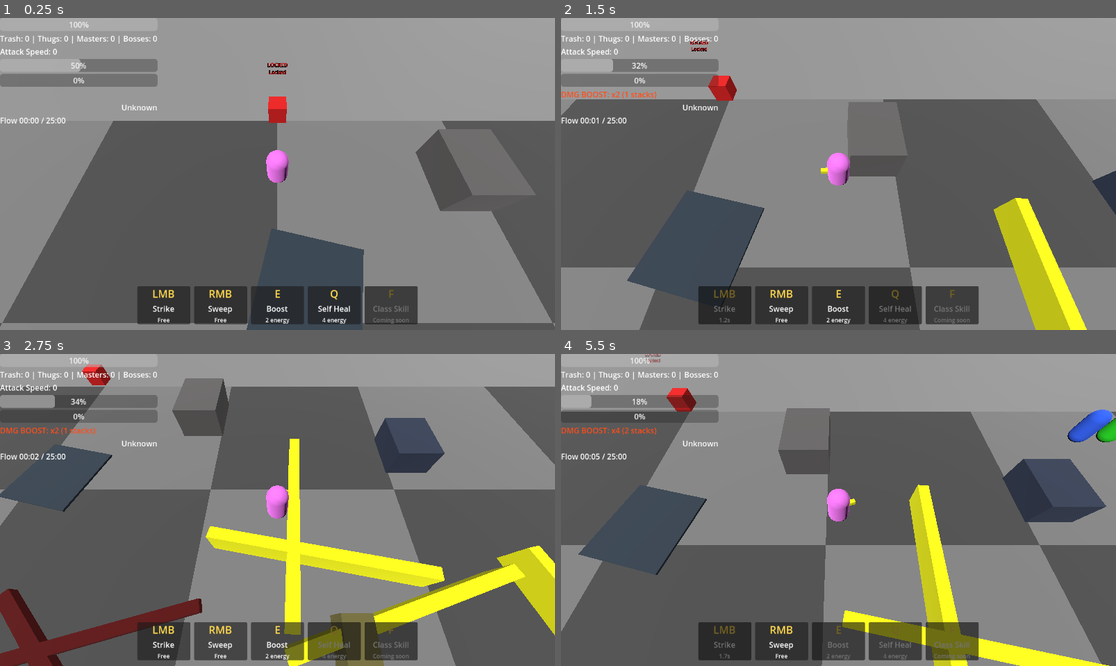
Above: before the commit, frames 1-4 (two rows, left to right).
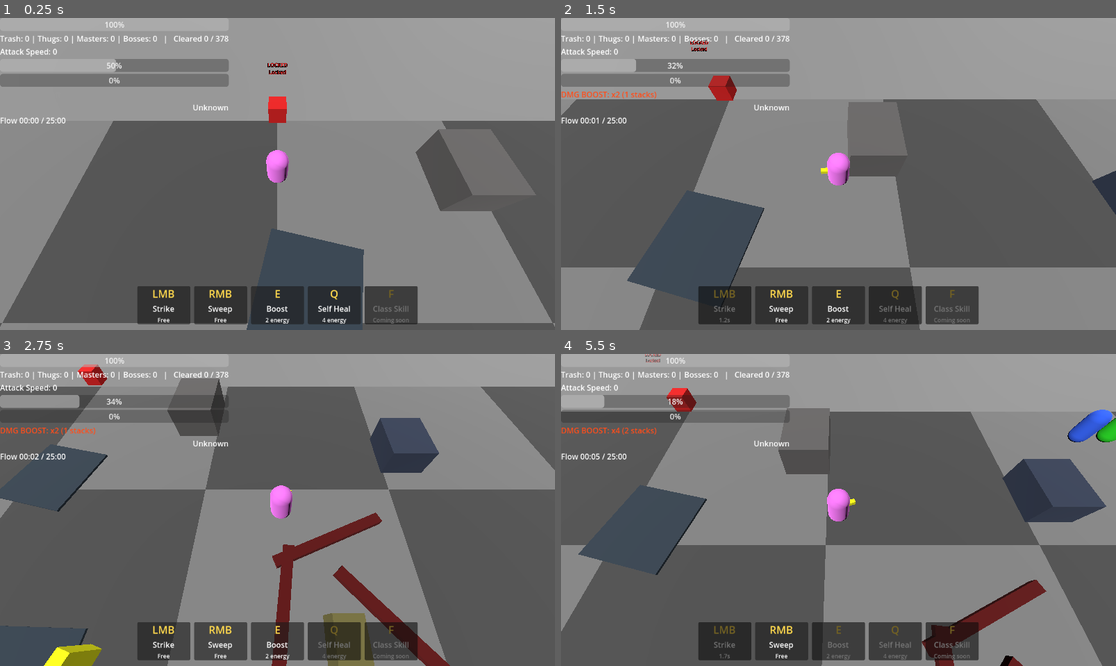
Above: after the commit, the same moments.

Repository: Zietgeist/Exultation
Game: Godot game, scene res://ZoneBase.tscn
The game is run twice, just before and just after one commit, with the same random seed, the same clock (stepped at 60 frames per second) and the same inputs. This scene is started directly instead of the project's main scene.
Inputs (mouse positions are in pixels of both pictures, inside the frame that each line leads up to):
- Up to frame 1 (0.25 s): no input
- Up to frame 2 (1.5 s): tap Enter at 0.5 s; move the mouse to (960, 158) at 0.52 s; hold Right (ui_right) 0.53-1.28 s; tap E at 0.6 s; click (960, 158) at 0.67 s; move the mouse to (727, 189) at 1.27 s; hold Down (ui_down) from 1.28 s (still down); tap Q at 1.35 s
- Up to frame 3 (2.75 s): move the mouse to (333, 441) at 2.02 s; release Down (ui_down) at 2.03 s; hold Right (ui_right) from 2.03 s (still down); tap F at 2.1 s
- Up to frame 4 (5.5 s): move the mouse to (810, 572) at 2.77 s; release Right (ui_right) at 2.78 s; hold Up (ui_up) 2.78-3.53 s; tap E at 2.85, 5.1 s; click (810, 572) at 2.92 s; move the mouse to (1005, 556) at 3.52 s; hold Left (ui_left) 3.53-5.03 s; tap Q at 3.6 s; tap Space at 4.25 s; move the mouse to (672, 463) at 4.27 s; tap F at 4.35 s; move the mouse to (866, 510) at 5.02 s; hold Down (ui_down) from 5.03 s (still down); click (866, 510) at 5.17 s

The runs differ from the first frame. In frame 1, 1.7% of the frame differs, in the area x 12-42%, y 1-30%; in frame 2, 4.9%; in frame 3, 18%, in the area x 0-100%, y 1-100%; in frame 4, 7.3%.

Commit message:
Random enemy total per visit (227-400 in Zone 1, scaled by zone area); 2nd boss waits until min cleared; obstacles 70% density in Zone 1, same density +/-20% in other zones; HUD shows cleared count
Co-Authored-By: Claude Opus 5.5 <noreply@anthropic.com>
Claude-Session: https://claude.ai/code/session_013yxoaHLvU2gzuZEUgoi9o3

Diff:
--- a/GameState.gd
+++ b/GameState.gd
@@ -42,6 +42,35 @@
 }
 const BOSSES_TO_UNLOCK = 2
 const PROGRESS_PATH = "user://progress.cfg"
+
+# Zone size and obstacle density
+const BASE_ZONE_AREA = 6000.0	# Zone 1 floor: 60 x 100
+const OBSTACLE_DENSITY = 0.7	# Zone 1 has 70% of the original obstacle count
+var _obstacle_floor = null
+var _obstacle_mult = 1.0
+
+
+## How big the current zone is compared to Zone 1 (Zone 1 = 1.0)
+func zone_area_scale() -> float:
+	var floor_node = get_tree().get_first_node_in_group("map_floor")
+	if floor_node == null:
+		ErrorLog.fail("zone_area_scale: no map floor found (floor must be in group map_floor)")
+		return 1.0
+	var half = floor_node.get_half_size()
+	return (half.x * 2.0) * (half.y * 2.0) / BASE_ZONE_AREA
+
+
+## How many obstacles to make, compared to the original counts.
+## Zone 1: exactly 70%. Other zones: same density for their size, +/- 20% random.
+func obstacle_multiplier() -> float:
+	var floor_node = get_tree().get_first_node_in_group("map_floor")
+	if floor_node != null and floor_node == _obstacle_floor:
+		return _obstacle_mult	# same zone visit: obstacles and terrain share one roll
+	_obstacle_floor = floor_node
+	_obstacle_mult = OBSTACLE_DENSITY * zone_area_scale()
+	if floor_node == null or floor_node.get_script().resource_path != "res://zone1floor.gd":
+		_obstacle_mult *= randf_range(0.8, 1.2)
+	return _obstacle_mult
 
 var unlocked_zones = ["res://Home.tscn", "res://Zone1.tscn"]
 
--- a/hud_control.gd
+++ b/hud_control.gd
@@ -73,6 +73,8 @@
 			SkinManager.name_of("enemy_master"), spawner.masters_killed,
 			SkinManager.name_of("enemy_boss"), spawner.bosses_killed
 		]
+		if spawner.targets_ready:
+			kill_label.text += "   |   Cleared %d / %d" % [spawner.total_killed, spawner.min_clear]
 
 	orb_bar.max_value = GameState.orb_slots
 	orb_bar.value = GameState.orbs_collected
--- a/obstacles.gd
+++ b/obstacles.gd
@@ -3,9 +3,10 @@
 const OBSTACLE_COUNT = 50
 
 func _ready():
-	print("Obstacles script running, creating ", OBSTACLE_COUNT, " obstacles")
+	var count = roundi(OBSTACLE_COUNT * GameState.obstacle_multiplier())
+	print("Obstacles: creating ", count)
 	var half = map_half_size()
-	for i in range(OBSTACLE_COUNT):
+	for i in range(count):
 		var obstacle = StaticBody3D.new()
 
 		var mesh_instance = MeshInstance3D.new()
--- a/spawner.gd
+++ b/spawner.gd
@@ -7,11 +7,22 @@
 const CLEARED_RADIUS = 20.0
 
 # Level population caps
-const MAX_TRASH = 200
-const MAX_THUGS = 20
-const MAX_MASTERS = 5
-const MAX_BOSSES = 2
-const MAX_TOTAL = 400
+# Zone 1 numbers. Bigger zones scale these up by floor area (see GameState.zone_area_scale).
+const BASE_MIN_CLEAR = 227	# must kill at least this many before the 2nd boss can appear
+const BASE_MAX_CLEAR = 400	# the zone never holds more than this many
+const BASE_THUGS = 20
+const BASE_MASTERS = 5
+const MAX_BOSSES = 2		# always 2: beating both unlocks the next zone
+
+# Set when the zone loads (random each visit, so no two runs are the same)
+var zone_scale = 1.0
+var min_clear = BASE_MIN_CLEAR
+var target_total = BASE_MAX_CLEAR	# how many enemies this visit will have
+var MAX_TRASH = 200
+var MAX_THUGS = BASE_THUGS
+var MAX_MASTERS = BASE_MASTERS
+var total_killed = 0
+var targets_ready = false
 
 # Kill tracking
 var trash_killed = 0
@@ -35,9 +46,22 @@
 
 func _ready():
 	player = get_tree().get_first_node_in_group("player")
+	_setup_zone_targets.call_deferred()	# wait for the floor so we know the zone size
+
+func _setup_zone_targets():
+	zone_scale = GameState.zone_area_scale()
+	min_clear = roundi(BASE_MIN_CLEAR * zone_scale)
+	target_total = randi_range(min_clear, roundi(BASE_MAX_CLEAR * zone_scale))
+	MAX_MASTERS = maxi(1, roundi(BASE_MASTERS * zone_scale))
+	MAX_THUGS = maxi(1, roundi(BASE_THUGS * zone_scale))
+	MAX_TRASH = target_total - MAX_THUGS - MAX_MASTERS - MAX_BOSSES
+	targets_ready = true
+	print("Zone size x%.1f: %d enemies this visit (2nd boss after %d kills). Trash %d, Thugs %d, Masters %d, Bosses %d" % [
+		zone_scale, target_total, min_clear, MAX_TRASH, MAX_THUGS, MAX_MASTERS, MAX_BOSSES])
+
 
 func _process(delta):
-	if level_complete:
+	if level_complete or not targets_ready:
 		return
 
 	# Clump spawner
@@ -55,7 +79,8 @@
 		spawn_solo_mid()
 
 	# Force spawn bosses at max total
-	if total_spawned >= MAX_TOTAL and bosses_spawned < MAX_BOSSES:
+	# Bring in any missing bosses once the zone is spent and enough enemies are cleared
+	if total_spawned >= target_total and bosses_spawned < MAX_BOSSES and total_killed >= min_clear:
 		force_spawn_remaining_bosses()
 
 	# Track cleared areas
@@ -80,11 +105,11 @@
 	return false
 
 func get_spawn_odds():
-	if trash_killed < 50:
+	if trash_killed < 50 * zone_scale:
 		return {trash = 95.0, thug = 4.0, master = 0.5, boss = 0.5}
-	elif trash_killed < 100:
+	elif trash_killed < 100 * zone_scale:
 		return {trash = 80.0, thug = 15.0, master = 3.0, boss = 2.0}
-	elif trash_killed < 150:
+	elif trash_killed < 150 * zone_scale:
 		return {trash = 60.0, thug = 25.0, master = 12.0, boss = 3.0}
 	else:
 		return {trash = 35.0, thug = 30.0, master = 25.0, boss = 10.0}
@@ -98,6 +123,7 @@
 	if thugs_spawned >= MAX_THUGS: weights[1] = 0.0
 	if masters_spawned >= MAX_MASTERS: weights[2] = 0.0
 	if bosses_spawned >= MAX_BOSSES: weights[3] = 0.0
+	if bosses_spawned >= 1 and total_killed < min_clear: weights[3] = 0.0	# 2nd boss waits
 
 	var total = weights[0] + weights[1] + weights[2] + weights[3]
 	if total <= 0.0:
@@ -112,7 +138,7 @@
 func spawn_clump():
 	if not player:
 		return
-	if total_spawned >= MAX_TOTAL:
+	if total_spawned >= target_total:
 		return
 
 	var attempts = 0
@@ -129,7 +155,7 @@
 
 	var clump_size = randi_range(3, 6)
 	for i in range(clump_size):
-		if total_spawned >= MAX_TOTAL:
+		if total_spawned >= target_total:
 			break
 
 		var offset = Vector3(randf_range(-3.0, 3.0), 0, randf_range(-3.0, 3.0))
@@ -160,7 +186,7 @@
 func spawn_solo_mid():
 	if not player:
 		return
-	if total_spawned >= MAX_TOTAL:
+	if total_spawned >= target_total:
 		return
 
 	var angle = randf() * TAU
@@ -205,6 +231,7 @@
 	print("BOSSES HAVE ARRIVED!")
 
 func _on_enemy_died(tier):
+	total_killed += 1
 	match tier:
 		0: trash_killed += 1
 		1: thugs_killed += 1
--- a/terrain_generator.gd
+++ b/terrain_generator.gd
@@ -5,9 +5,10 @@
 const CLEAR_RADIUS = 10.0
 
 func _ready():
-	spawn_terrain(DITCH_SCENE, 30)
-	spawn_clusters(LOW_WALL_SCENE, 15)
-	spawn_clusters(SOLID_WALL_SCENE, 10)
+	var m = GameState.obstacle_multiplier()
+	spawn_terrain(DITCH_SCENE, roundi(30 * m))
+	spawn_clusters(LOW_WALL_SCENE, roundi(15 * m))
+	spawn_clusters(SOLID_WALL_SCENE, roundi(10 * m))
 
 func get_clear_pos() -> Vector3:
 	var pos = Vector3.ZERO
